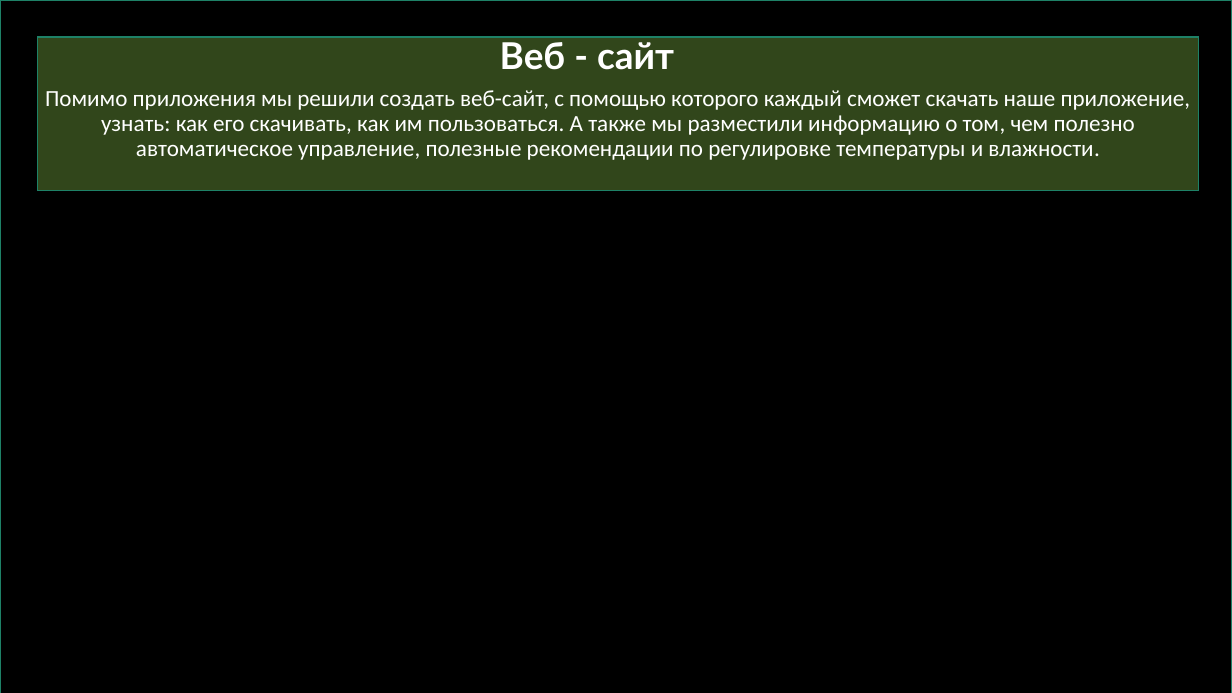
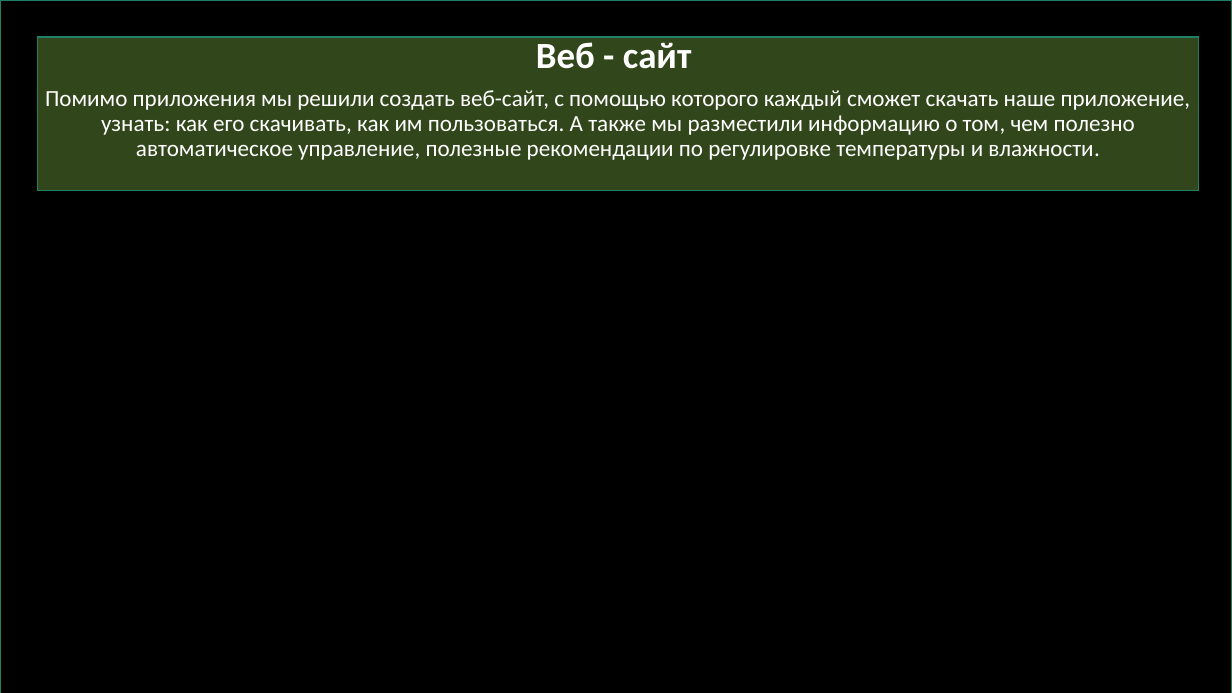
Before and after one commit to voronov-nikita/teplica-predprof, a slide deck: slide 5 of общая информация/Автоматизированная система удаленного управления теплицей.pptx. Drawn at 1232x693 pixels with LibreOffice and Linux fonts; fonts in the diff are those of the drawing; background and template pictures are left out. Boxes give left, top, right and bottom in pixels: in the first picture for what was removed or moved away, otherwise in the second. Text is boxed around its words. In the diff, an @@ line names an element or a change of style, - is before the commit and + after.

```diff
--- a/общая информация/Автоматизированная система удаленного управления теплицей.pptx
+++ b/общая информация/Автоматизированная система удаленного управления теплицей.pptx
@@ title "Веб - сайт": place and size @@
-title "Веб - сайт" at bbox=[500, 37, 674, 70]
+title "Веб - сайт" at bbox=[536, 37, 692, 69]
@@ title "Веб - сайт" at bbox=[536, 37, 692, 69]: font Lato to Calibri @@
```
Also in this commit, not shown: 6 other slides changed.
